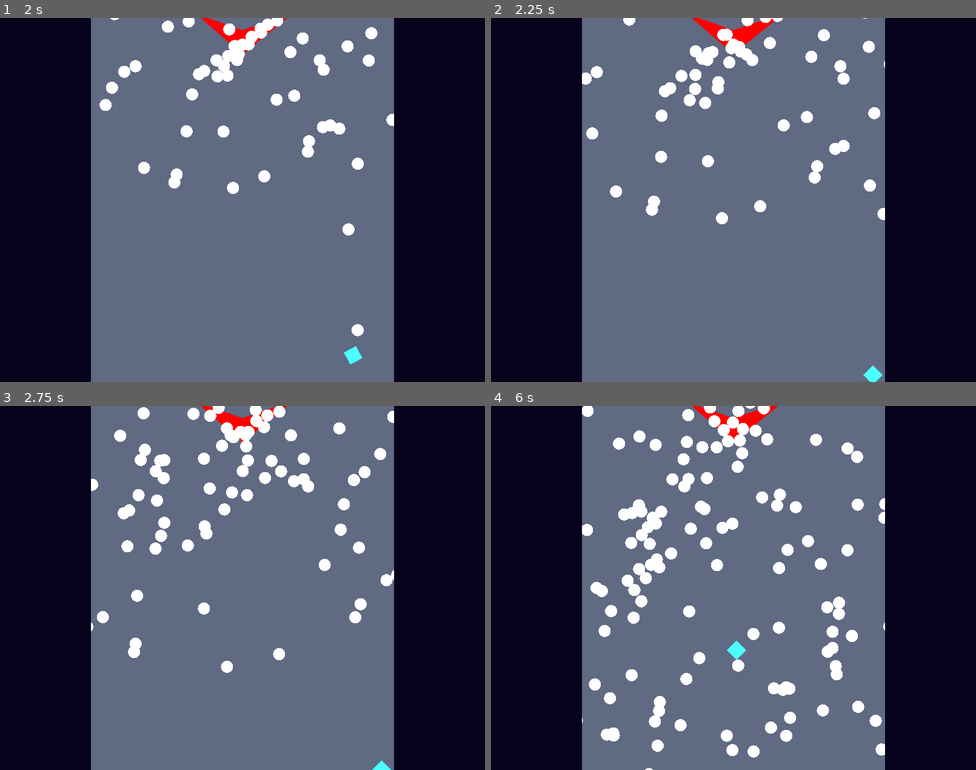
Above: before the commit, frames 1-4 (two rows, left to right).
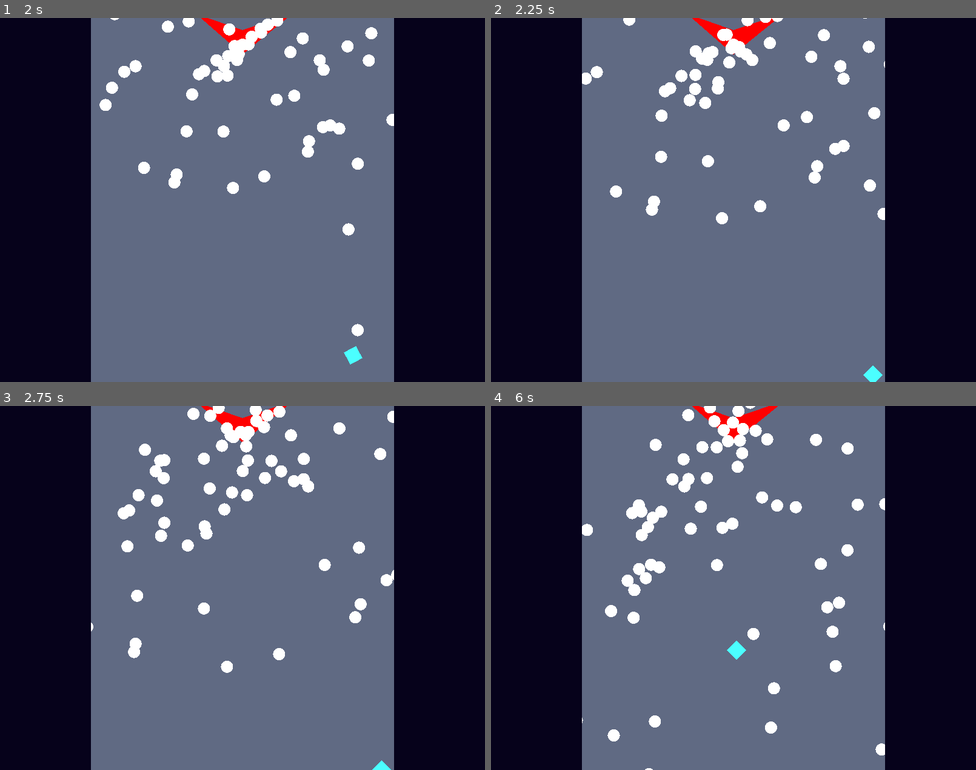
Above: after the commit, the same moments.

Repository: RainMa22/BulletHell
Game: Godot game, scene res://Scenes/Title.tscn
Two runs of this game, one before a commit and one after it. Both use one fixed random seed, a clock stepped at 60 frames per second and the inputs below.
Inputs:
- Up to frame 1 (2 s): click "Play New" at 0.5 s; hold D (Right) from 1.28 s (still down); hold Z (Shoot) from 1.28 s (still down)
- Up to frame 2 (2.25 s): release D (Right) at 2.03 s; release Z (Shoot) at 2.03 s; hold S (Down) from 2.03 s (still down); tap Z (Shoot) at 2.1 s
- Up to frame 3 (2.75 s): keep holding S (Down)
- Up to frame 4 (6 s): release S (Down) at 2.78 s; hold D (Right) 2.78-3.53 s; hold Z (Shoot) 2.78-3.53 s; hold W (Up) 3.53-4.28 s; tap Z (Shoot) at 3.6, 5.1 s; hold Z (Shoot) 4.28-5.03 s; hold A (Left) 4.28-5.78 s; hold S (Down) from 5.78 s (still down); hold Z (Shoot) from 5.78 s (still down)

Frame 1 is identical in both runs. In frame 2, less than 0.1% of the frame differs, in the area x 19-23%, y 30-34%; in frame 3, 0.6%; in frame 4, 3.1%, in the area x 18-82%, y 0-97%.

Commit message:
Bullets no longer loop around edges

Diff:
--- a/src/bullet/Bullet.gd
+++ b/src/bullet/Bullet.gd
@@ -34,10 +34,11 @@
 # MOVEMENT
 func _process(delta):
 	# LOOP AT EDGES (make thing go around when reach the sides)
-	if global_position.x > 275:
-		global_position.x -= 250 + 275
-	elif global_position.x < -275:
-		global_position.x += 250 + 275
+	# if global_position.x > 275:
+	# 	global_position.x -= 250 + 275
+	# elif global_position.x < -275:
+	# 	global_position.x += 250 + 275
+	pass
 
 func _physics_process(delta):
 	position += velocity * delta # Adding to position to move the bullet in linear fashion.
